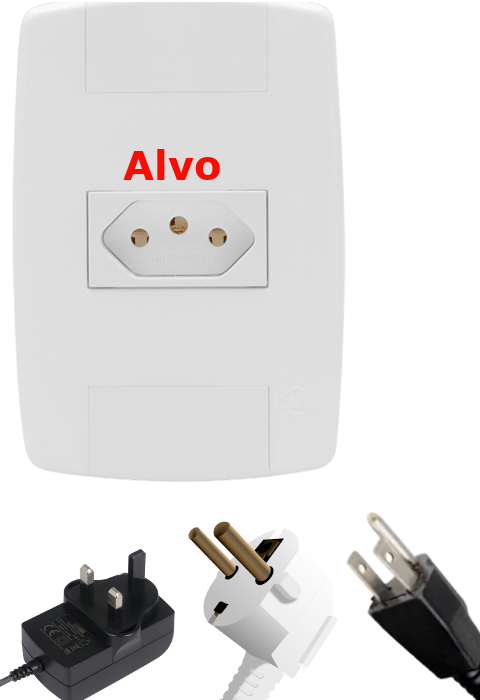
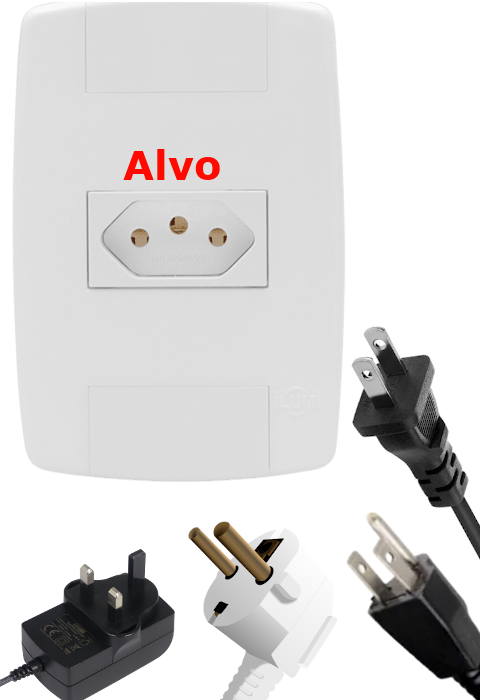
Layers edited between the first and the second w=480, h=700 image:
added layer "cabo.png" above "pngwing.com.png" over [351, 325, 480, 561]
